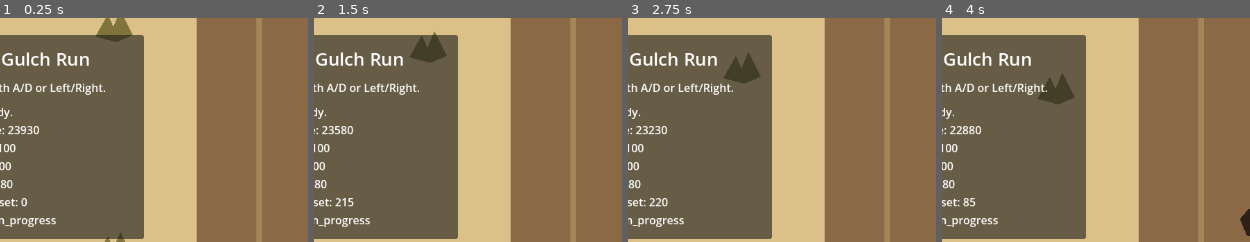
Above: before the commit, frames 1-4 (left to right).
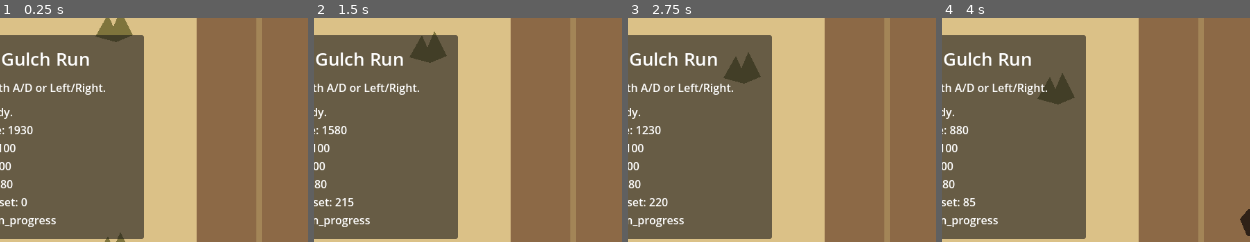
Above: after the commit, the same moments.

Repository: bbenefield89/The-Last-Delivery-to-Dust-Gulch
Game: Godot game, scene res://Scenes/AppRoot/AppRoot.tscn
Two runs of this game, one before a commit and one after it. Both use one fixed random seed, a clock stepped at 60 frames per second and the inputs below.
Inputs (mouse positions are % of the whole screen's width and height, from its top left):
- Up to frame 1 (0.25 s): no input
- Up to frame 2 (1.5 s): tap Enter at 0.5 s; move the mouse to (91, 45) at 0.52 s; hold D (steer_right) 0.53-1.25 s; hold Shift 0.53-1.25 s; click (91, 45) at 0.67 s; drag from (36, 55) to (56, 70) at 1.27 s
- Up to frame 3 (2.75 s): move the mouse to (75, 28) at 2.02 s; hold D (steer_right) from 2.03 s (still down); tap Ctrl at 2.1 s
- Up to frame 4 (4 s): release D (steer_right) at 2.75 s; drag from (56, 70) to (23, 35) at 2.77 s; move the mouse to (outside the picture) at 3.52 s; hold A (steer_left) from 3.53 s (still down); tap Delete at 3.6 s
The pictures show only the part of the screen within x 10-60%, y 1-51%; the shares and areas given below are measured in that part.

The runs differ from the first frame. In frame 1, 0.2% of the frame differs, in the area x 2-13%, y 48-53%; in frame 2, 0.2%; in frame 3, 0.2%; in frame 4, 0.2%.

Commit message:
feat(run): add success route completion

Diff:
--- a/Scenes/AppRoot/AppRoot.tscn
+++ b/Scenes/AppRoot/AppRoot.tscn
@@ -1,6 +1,7 @@
-[gd_scene load_steps=2 format=3 uid="uid://2y4v4ey1f0bqo"]
+[gd_scene format=3 uid="uid://xasy0kahk6gc"]
 
-[ext_resource type="Script" path="res://Scenes/AppRoot/app_root.gd" id="1_ohg6a"]
+[ext_resource type="Script" uid="uid://bipj0acp0r6pr" path="res://Scenes/AppRoot/app_root.gd" id="1_ohg6a"]
 
-[node name="AppRoot" type="Node"]
+[node name="AppRoot" type="Node" unique_id=563153013]
 script = ExtResource("1_ohg6a")
+starting_distance = 2000.0
--- a/Scenes/AppRoot/app_root.gd
+++ b/Scenes/AppRoot/app_root.gd
@@ -2,6 +2,8 @@
 
 const RUN_SCENE := preload("res://Scenes/RunScene/RunScene.tscn")
 const RunStateType := preload("res://Scripts/RunState/run_state.gd")
+
+@export var starting_distance: float = 500.0
 
 var run_state: RunStateType
 var _run_scene: Node
@@ -9,6 +11,7 @@
 
 func _ready() -> void:
 	run_state = RunStateType.new()
+	run_state.configure_route_distance(starting_distance)
 	_run_scene = RUN_SCENE.instantiate()
 	add_child(_run_scene)
 	if _run_scene.has_method("setup"):
--- a/Scenes/RunScene/run_scene.gd
+++ b/Scenes/RunScene/run_scene.gd
@@ -60,6 +60,12 @@
 func _process(delta: float) -> void:
 	if _run_state == null:
 		return
+	if _run_state.result != RunStateType.RESULT_IN_PROGRESS:
+		_update_impact_feedback(delta)
+		_update_wagon_visual()
+		_update_camera_framing()
+		_refresh_status()
+		return
 
 	var steer_input := Input.get_axis(STEER_ACTION_NEGATIVE, STEER_ACTION_POSITIVE)
 	_run_state.lateral_position = clamp(
@@ -74,6 +80,7 @@
 	_scroll_offset = fposmod(_scroll_offset + _run_state.current_speed * delta, SCROLL_LOOP_HEIGHT)
 	_hazard_spawner.advance(_run_state.current_speed * delta, _run_state.get_delivery_progress_ratio())
 	_apply_hazard_collisions()
+	_check_for_success()
 	_update_impact_feedback(delta)
 	_update_wagon_visual()
 	_update_scroll_visuals()
@@ -131,6 +138,19 @@
 		_run_state.last_hit_hazard = collision["type"]
 		_trigger_impact_feedback()
 		(collision["node"] as Node).queue_free()
+
+
+func _check_for_success() -> void:
+	if _run_state == null:
+		return
+	if _run_state.distance_remaining > 0.0:
+		return
+	if _run_state.result != RunStateType.RESULT_IN_PROGRESS:
+		return
+
+	_run_state.distance_remaining = 0.0
+	_run_state.result = RunStateType.RESULT_SUCCESS
+	_run_state.current_speed = 0.0
 
 
 func _update_impact_feedback(delta: float) -> void:
--- a/Scripts/RunState/run_state.gd
+++ b/Scripts/RunState/run_state.gd
@@ -5,7 +5,7 @@
 const RESULT_SUCCESS := &"success"
 const RESULT_COLLAPSED := &"collapsed"
 
-const DEFAULT_ROUTE_DISTANCE := 24000.0
+const DEFAULT_ROUTE_DISTANCE := 500.0
 const DEFAULT_DISTANCE_REMAINING := DEFAULT_ROUTE_DISTANCE
 const DEFAULT_WAGON_HEALTH := 100
 const DEFAULT_CARGO_VALUE := 100
@@ -15,6 +15,7 @@
 const DEFAULT_LAST_HIT_HAZARD := &""
 const DEFAULT_RESULT := RESULT_IN_PROGRESS
 
+var route_distance: float = DEFAULT_ROUTE_DISTANCE
 var distance_remaining: float = DEFAULT_DISTANCE_REMAINING
 var wagon_health: int = DEFAULT_WAGON_HEALTH
 var cargo_value: int = DEFAULT_CARGO_VALUE
@@ -26,7 +27,7 @@
 
 
 func reset_for_new_run() -> void:
-	distance_remaining = DEFAULT_DISTANCE_REMAINING
+	distance_remaining = route_distance
 	wagon_health = DEFAULT_WAGON_HEALTH
 	cargo_value = DEFAULT_CARGO_VALUE
 	current_speed = DEFAULT_FORWARD_SPEED
@@ -37,11 +38,16 @@
 
 
 func get_distance_traveled() -> float:
-	return DEFAULT_ROUTE_DISTANCE - distance_remaining
+	return route_distance - distance_remaining
 
 
 func get_delivery_progress_ratio() -> float:
-	if DEFAULT_ROUTE_DISTANCE <= 0.0:
+	if route_distance <= 0.0:
 		return 1.0
 
-	return clamp(get_distance_traveled() / DEFAULT_ROUTE_DISTANCE, 0.0, 1.0)
+	return clamp(get_distance_traveled() / route_distance, 0.0, 1.0)
+
+
+func configure_route_distance(value: float) -> void:
+	route_distance = max(1.0, value)
+	distance_remaining = route_distance
--- a/Tests/Unit/test_app_root.gd
+++ b/Tests/Unit/test_app_root.gd
@@ -10,3 +10,7 @@
 
 	assert_not_null(app_root.run_state)
 	assert_not_null(app_root.get_node_or_null("RunScene"))
+	assert_eq(app_root.starting_distance, 500.0)
+	assert_eq(app_root.run_state.route_distance, 500.0)
+	assert_true(app_root.run_state.distance_remaining <= 500.0)
+	assert_true(app_root.run_state.distance_remaining >= 0.0)
--- a/Tests/Unit/test_run_scene.gd
+++ b/Tests/Unit/test_run_scene.gd
@@ -238,3 +238,42 @@
 	scene._process(2.0)
 
 	assert_true(spawner.get_child_count() >= 2)
+
+
+func test_reaching_dust_gulch_triggers_success_and_stops_forward_motion() -> void:
+	var scene = RUN_SCENE.instantiate()
+	add_child_autofree(scene)
+	await wait_process_frames(1)
+
+	var state := RunStateType.new()
+	state.distance_remaining = 20.0
+	state.current_speed = 280.0
+	scene.setup(state)
+
+	scene._process(0.1)
+
+	assert_eq(state.distance_remaining, 0.0)
+	assert_eq(state.result, RunStateType.RESULT_SUCCESS)
+	assert_eq(state.current_speed, 0.0)
+
+
+func test_success_state_freezes_progress_on_later_frames() -> void:
+	var scene = RUN_SCENE.instantiate()
+	add_child_autofree(scene)
+	await wait_process_frames(1)
+
+	var state := RunStateType.new()
+	state.distance_remaining = 0.0
+	state.current_speed = 0.0
+	state.result = RunStateType.RESULT_SUCCESS
+	state.lateral_position = 25.0
+	scene.setup(state)
+
+	scene._process(1.0)
+
+	assert_eq(state.distance_remaining, 0.0)
+	assert_eq(state.current_speed, 0.0)
+	assert_eq(state.lateral_position, 25.0)
+
+	var status_label: Label = scene.get_node("%StatusLabel")
+	assert_string_contains(status_label.text, "Result: success")
--- a/Tests/Unit/test_run_state.gd
+++ b/Tests/Unit/test_run_state.gd
@@ -7,6 +7,7 @@
 	var state := RunStateType.new()
 
 	assert_eq(state.distance_remaining, RunStateType.DEFAULT_DISTANCE_REMAINING)
+	assert_eq(state.route_distance, RunStateType.DEFAULT_ROUTE_DISTANCE)
 	assert_eq(state.wagon_health, RunStateType.DEFAULT_WAGON_HEALTH)
 	assert_eq(state.cargo_value, RunStateType.DEFAULT_CARGO_VALUE)
 	assert_eq(state.current_speed, RunStateType.DEFAULT_FORWARD_SPEED)
@@ -19,6 +20,7 @@
 func test_reset_for_new_run_restores_all_core_run_values() -> void:
 	var state := RunStateType.new()
 	state.distance_remaining = 1200.0
+	state.route_distance = 1600.0
 	state.wagon_health = 18
 	state.cargo_value = 42
 	state.current_speed = 90.0
@@ -29,7 +31,8 @@
 
 	state.reset_for_new_run()
 
-	assert_eq(state.distance_remaining, RunStateType.DEFAULT_DISTANCE_REMAINING)
+	assert_eq(state.distance_remaining, 1600.0)
+	assert_eq(state.route_distance, 1600.0)
 	assert_eq(state.wagon_health, RunStateType.DEFAULT_WAGON_HEALTH)
 	assert_eq(state.cargo_value, RunStateType.DEFAULT_CARGO_VALUE)
 	assert_eq(state.current_speed, RunStateType.DEFAULT_FORWARD_SPEED)
@@ -45,3 +48,12 @@
 
 	assert_eq(state.get_distance_traveled(), RunStateType.DEFAULT_ROUTE_DISTANCE * 0.75)
 	assert_eq(state.get_delivery_progress_ratio(), 0.75)
+
+
+func test_configure_route_distance_updates_starting_distance() -> void:
+	var state := RunStateType.new()
+
+	state.configure_route_distance(900.0)
+
+	assert_eq(state.route_distance, 900.0)
+	assert_eq(state.distance_remaining, 900.0)
Not shown, changed: kanban_tasks_data.kanban
